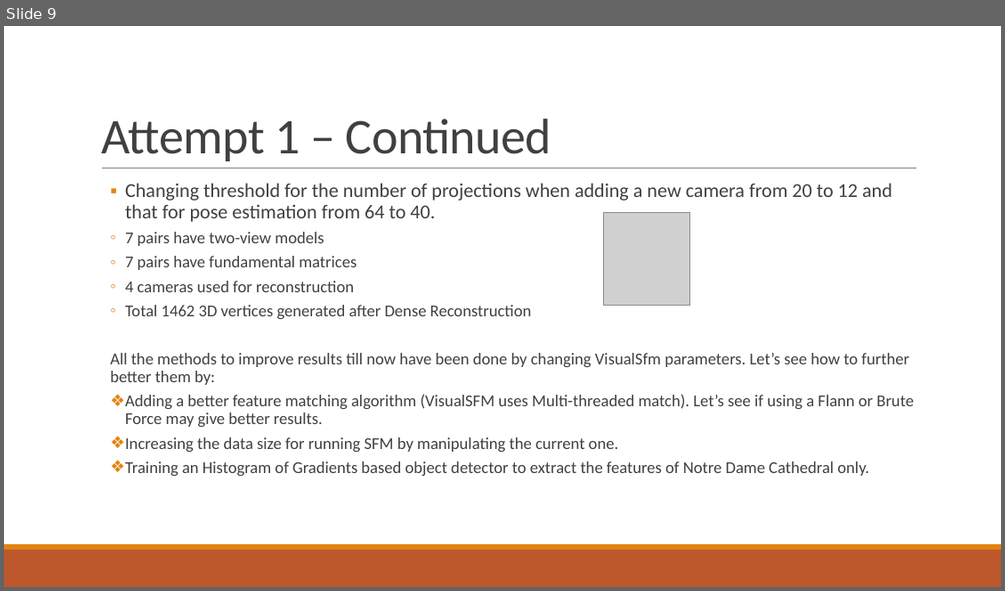
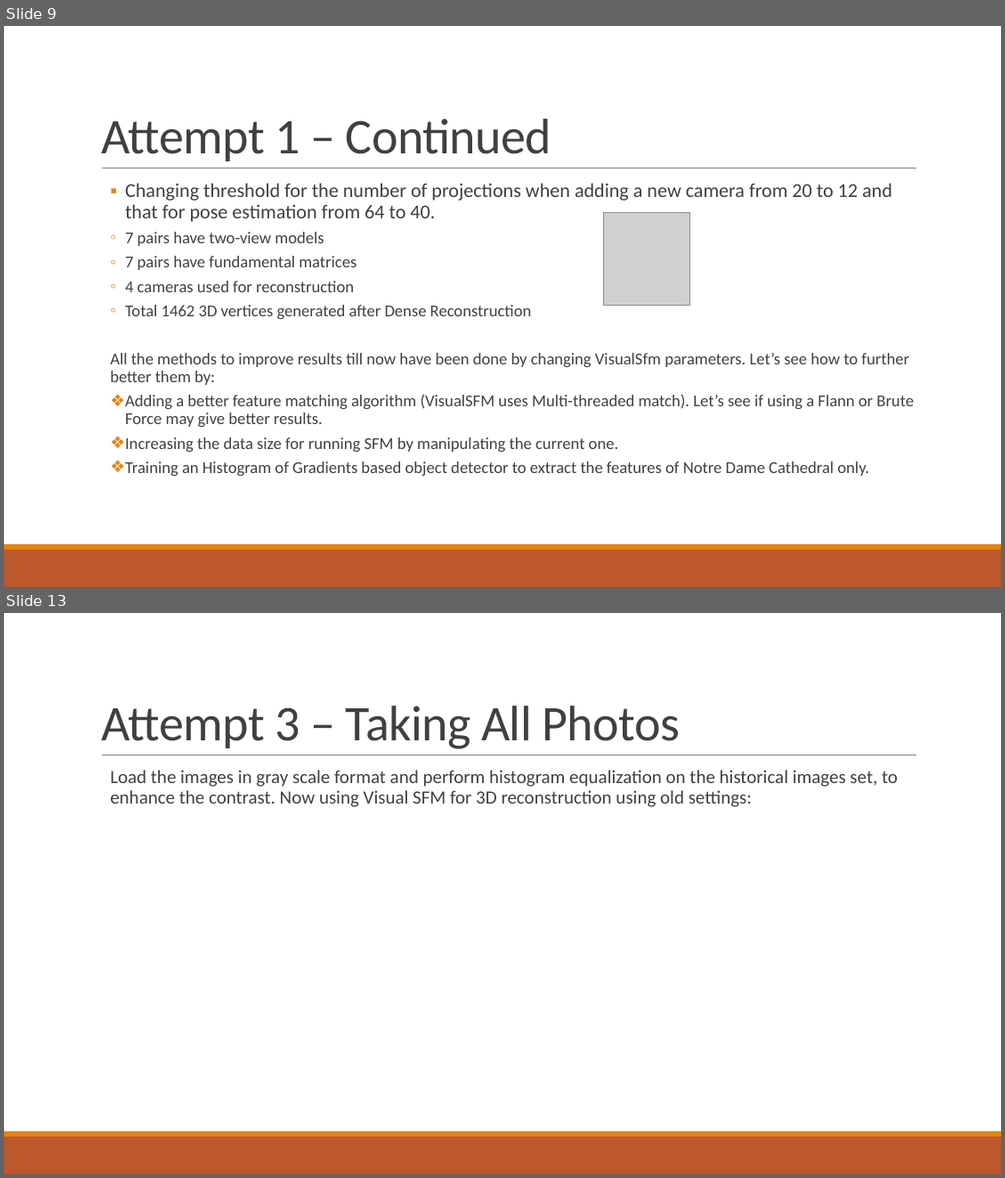
Before and after one commit to anonymous31173/3D-Reconstruction, a slide deck: 3D Reconstruction of Notre Dame Cathedral.pptx. Shown one above the other, each under a label of ours: slide 9 before the commit, slides 9 and 13 after it; the slides between them are not shown. The pictures are 1005x591 and 1005x1178 pixels, drawn with LibreOffice and Linux fonts; fonts in the diff are those of the drawing; grey boxes stand for pictures. Boxes give left, top, right and bottom in pixels: in the first picture for what was removed or moved away, otherwise in the second. Text is boxed around its words. In the diff, an @@ line names an element or a change of style, - is before the commit and + after.

```diff
--- a/3D Reconstruction of Notre Dame Cathedral.pptx
+++ b/3D Reconstruction of Notre Dame Cathedral.pptx
@@ slide 13 added at <box>4,613,1001,1174</box>, background #FFFFFF; not listed: 3 template elements that a slide beside it also shows @@
@@ title added at <box>101,706,680,749</box>, 48 pt, text #404040 @@
+Attempt 3 – Taking All Photos
@@ text added at <box>110,770,898,807</box>, 18 pt, text #404040 @@
+  Load the images in gray scale format and perform histogram equalization on the historical images set, to enhance the contrast. Now using Visual SFM for 3D reconstruction using old settings:
```
Also in this commit, not shown: 1 slide changed, 3 other slides added.
